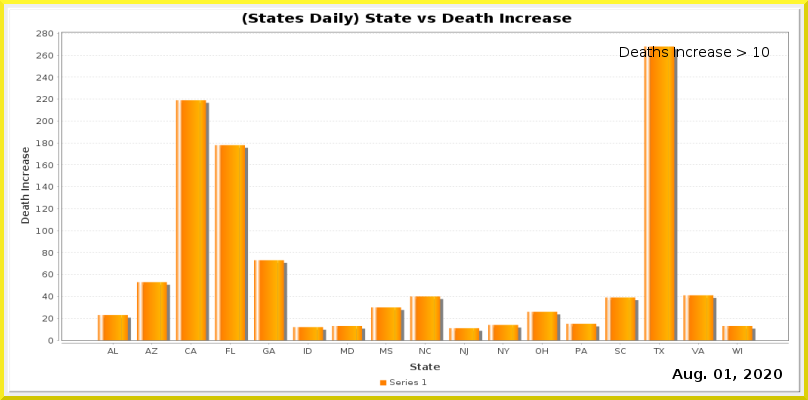
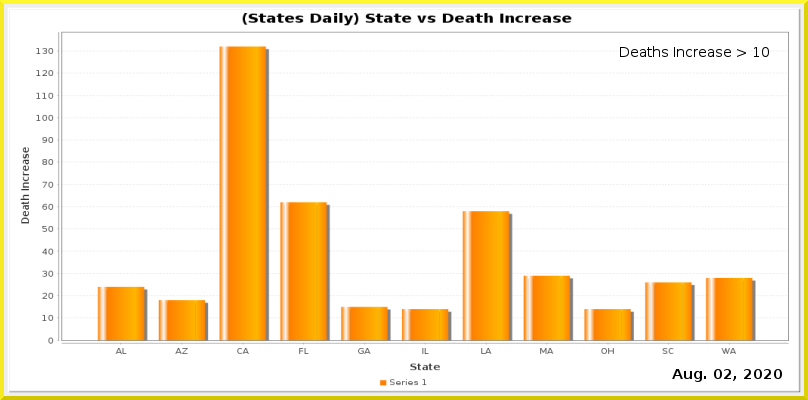
Two versions of the same layered image (808 × 400). Layer-by-layer changes:
painted on "Current Date" over [724, 369, 731, 379]
painted on "Date_vs_TestIncrease.png" over [36, 30, 789, 356]
